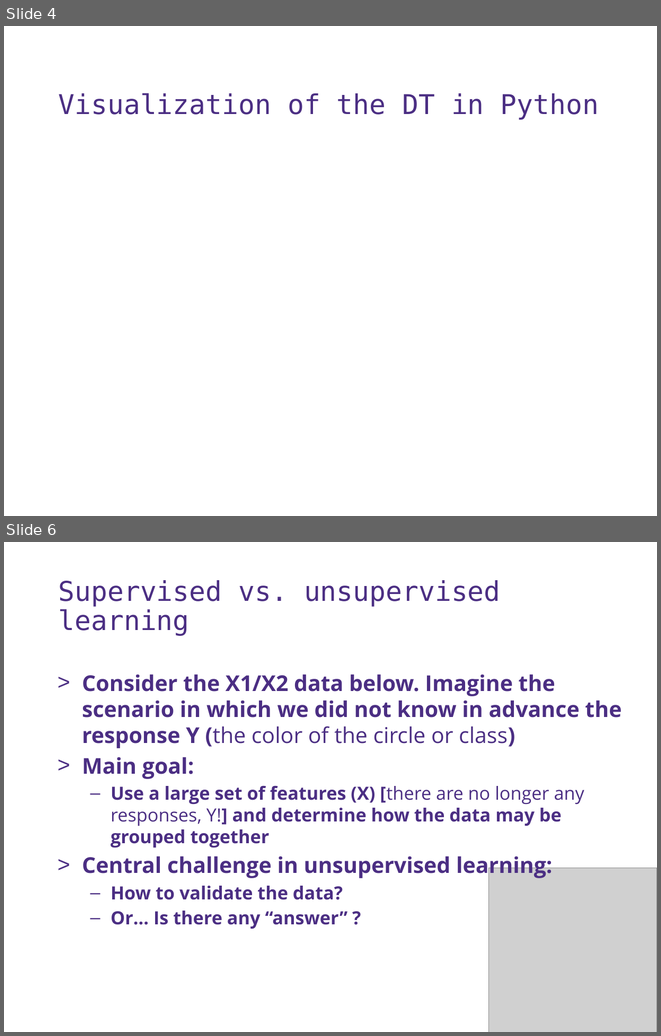
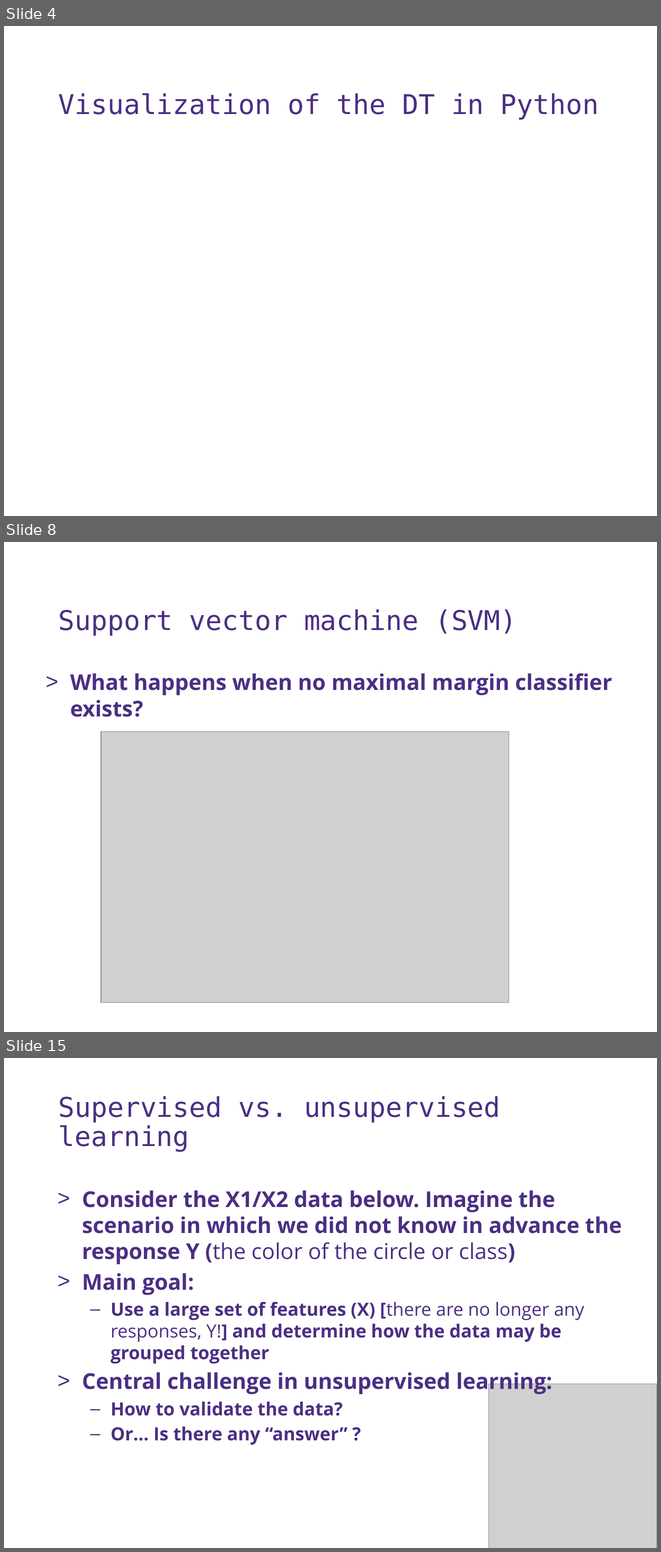
Before and after one commit to UWDIRECT/UWDIRECT.github.io, a slide deck: Wi18_content/DSMCER/L13.SVM_Unsupervised.pptx. Shown one above the other, each under a label of ours: slides 4 and 6 before the commit, slides 4, 8 and 15 after it; the slides between them are not shown. The pictures are 661x1036 and 661x1552 pixels, drawn with LibreOffice and Linux fonts; fonts in the diff are those of the drawing; grey boxes stand for pictures; background and template pictures are left out. Boxes give left, top, right and bottom in pixels: in the first picture for what was removed or moved away, otherwise in the second. Text is boxed around its words. In the diff, an @@ line names an element or a change of style, - is before the commit and + after.

```diff
--- a/Wi18_content/DSMCER/L13.SVM_Unsupervised.pptx
+++ b/Wi18_content/DSMCER/L13.SVM_Unsupervised.pptx
@@ slide 8 added at (x1=4, y1=542, x2=657, y2=1032), background #FFFFFF @@
@@ text added at (x1=59, y1=609, x2=517, y2=636), 30 pt, text #4B2E83 @@
+Support vector machine (SVM)
@@ text added at (x1=70, y1=673, x2=612, y2=717), 24 pt, text #4B2E83, bold @@
+> What happens when no maximal margin classifier exists?
@@ picture added at (x1=100, y1=731, x2=509, y2=1003) @@
@@ what was slide 6 is now slide 15 @@
```
Also in this commit, not shown: 2 slides changed, 8 other slides added.
